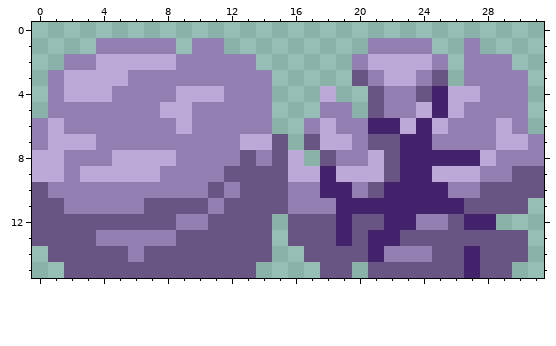
Pixel-art sprite: res/image/rock.png. The picture above is the old version.
The file is 32x16 pixels.
The same view after the edit:
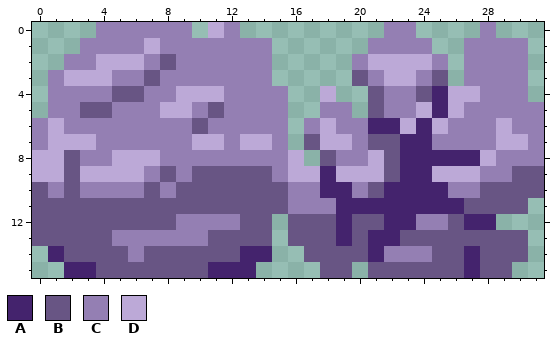
Palette (. is transparent): A #44236d  B #685584  C #947fb3  D #bca9d7
What changed:
@@ x 0..31 @@
- 0 ................................
- 1 ....CCCCC.CC.........CCCC..C....
- 2 ..CCDDDDDCCCCC......CDDDDC.CCC..
- 3 .CDDDDCCCCCCCCC.....BCDDCB.CCCC.
- 4 .CDDDCCCCDDDCCC...D..BCCBADDCCC.
- 5 .CCCCCCCDDCCCCC...CC.BCCDADCCCC.
- 6 CDCCCCCCCDCCCCC..CDCCAADADCCCDC.
- 7 CDDDCCCCCCCCCDDB.BDDCBBAACCCCDDC
- 8 DDCCCDDDDCCCCBCBD.BCCDBAAAAADCCC
- 9 DDCDDDDDCCCCBBBBDDADDDBAADDDCCBB
-10 BCCCCCCCCCCBCBBBCCAACBAAAACCBBBB
-11 BBCCCCCBBBBCBBBBCCCAAAAAAAABBBB.
-12 BBBBBBBBBCCBBBB.BBBABBAACCBAA...
-13 BBBBCCCCCBBBBBB.BBBABAABBBBBBBB.
-14 .BBBBBCBBBBBBBB..BBBBACCCBBABBB.
-15 ..BBBBBBBBBBBB....BB.BBBBBBABB..
+ 0 ....CCCCCC.DC.........CC....C...
+ 1 ...CCCCDCCCCCCC......CCCC..CCCC.
+ 2 ..CCDDDCBCCCCCC.....CDDDDC.CCCC.
+ 3 .CDDDCCBCCCCCCC.....BCDDCB.CCCC.
+ 4 .CCCCBBCCDDDCCCC..D..BCCBADDCCC.
+ 5 .CCBBCCCDDCBCCCC..CC.BCCDADCCCCC
+ 6 CDCCCCCCCCBCCCCC.CDCCAADADCCCDCC
+ 7 CDDDCCCCCCDDCDDC.BDDCBBAACCCCDDC
+ 8 DDBCCDDDCCCCCCCCD.BCCDBAAAAADCCC
+ 9 DDBDDDDCBCBBBBBCDDADDDBAADDDCCBB
+10 BCBCCCCBCBBBBBBBCCAACBAAAACCBBBB
+11 BBBBBBBBBBBBBBBBCCCAAAAAAAABBBB.
+12 BBBBBBBBBCCCCBB.BBBABBAACCBAA...
+13 BBBBBCCCCCCBBBB.BBBABAABBBBBBBB.
+14 .ABBBBCBBBBBBAA..BBBBACCCBBABBB.
+15 ..AABBBBBBBAAA....BB.BBBBBBABB..
Where, in picture pixels (left, top, right, bottom), the same in both pictures:
changed: (48, 22, 288, 278)
added: (384, 22, 416, 38)
added: (480, 22, 544, 134)
